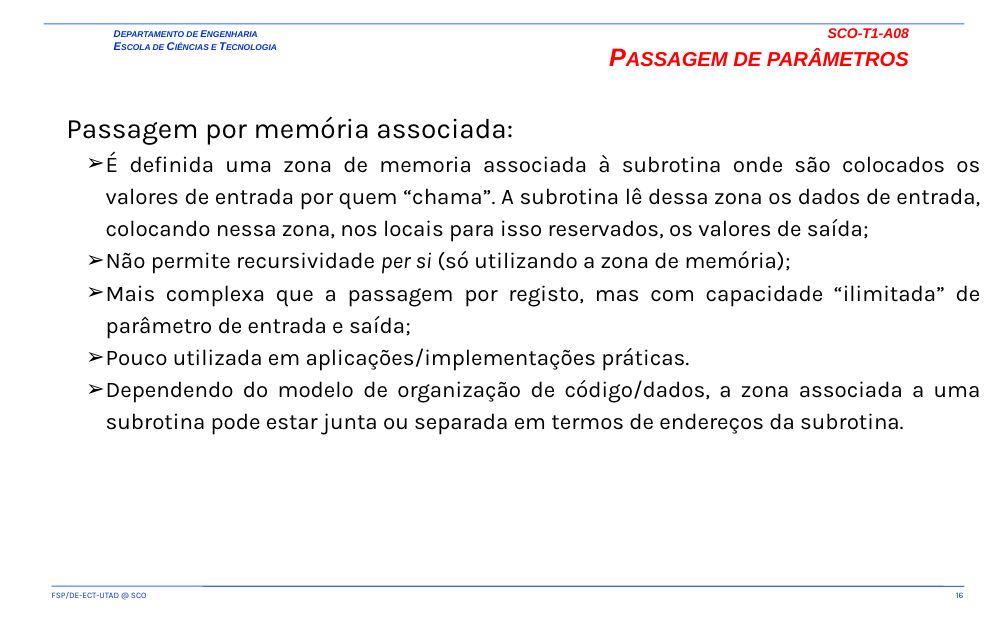
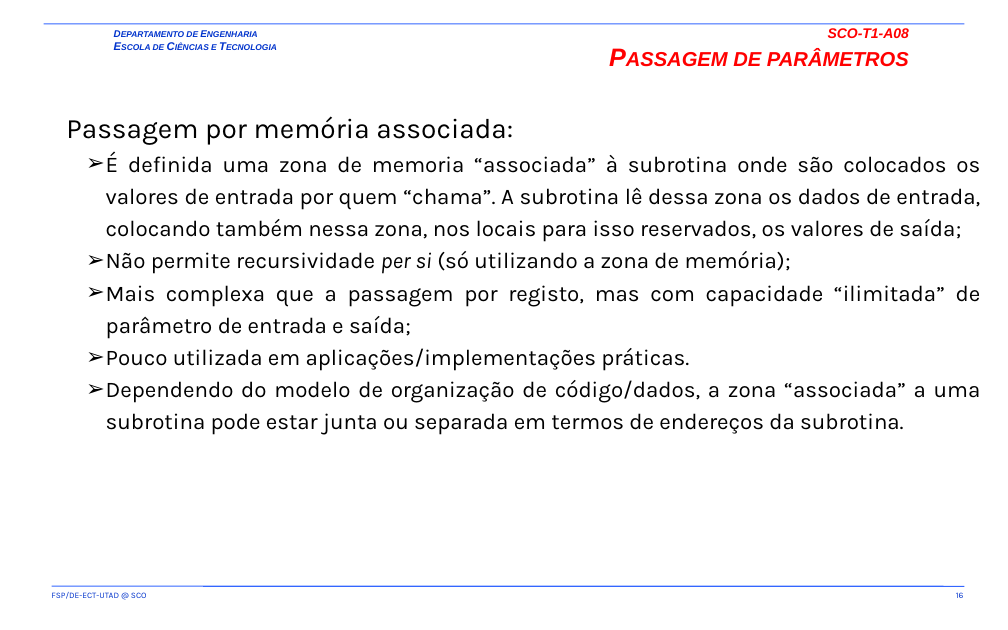
Before and after one commit to fsp864/UTAD-SCO, a slide deck: slide 16 of aulas/t/SCO-T1-A07-A08.pptx. Drawn at 1008x630 pixels with LibreOffice and Linux fonts; fonts in the diff are those of the drawing; background and template pictures are left out. Boxes give left, top, right and bottom in pixels: in the first picture for what was removed or moved away, otherwise in the second. Text is boxed around its words. In the diff, an @@ line names an element or a change of style, - is before the commit and + after.

```diff
--- a/aulas/t/SCO-T1-A07-A08.pptx
+++ b/aulas/t/SCO-T1-A07-A08.pptx
@@ text at (106,151,980,242): text changed @@
-  ➢ É definida uma zona de memoria associada à subrotina onde são colocados os valores de entrada por quem “chama”. A subrotina lê dessa zona os dados de entrada, colocando nessa zona, nos locais para isso reservados, os valores de saída;
+  ➢ É definida uma zona de memoria “associada” à subrotina onde são colocados os valores de entrada por quem “chama”. A subrotina lê dessa zona os dados de entrada, colocando também nessa zona, nos locais para isso reservados, os valores de saída;
@@ text at (106,380,981,435): text changed @@
-  ➢ Dependendo do modelo de organização de código/dados, a zona associada a uma subrotina pode estar junta ou separada em termos de endereços da subrotina.
+  ➢ Dependendo do modelo de organização de código/dados, a zona “associada” a uma subrotina pode estar junta ou separada em termos de endereços da subrotina.
```
Also in this commit, not shown: 8 other slides changed.
